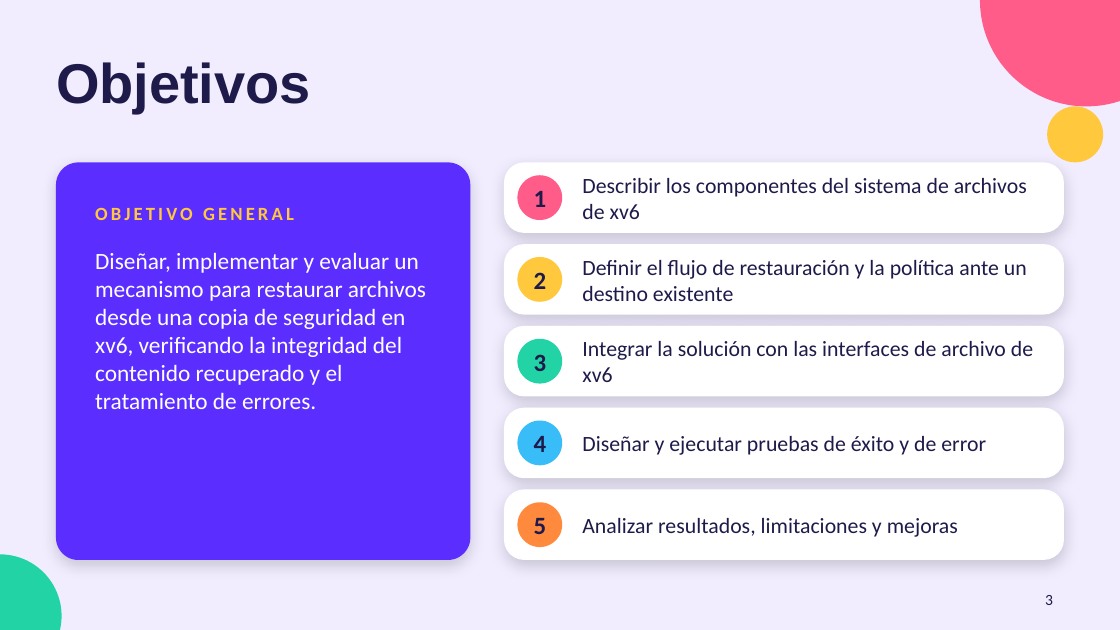
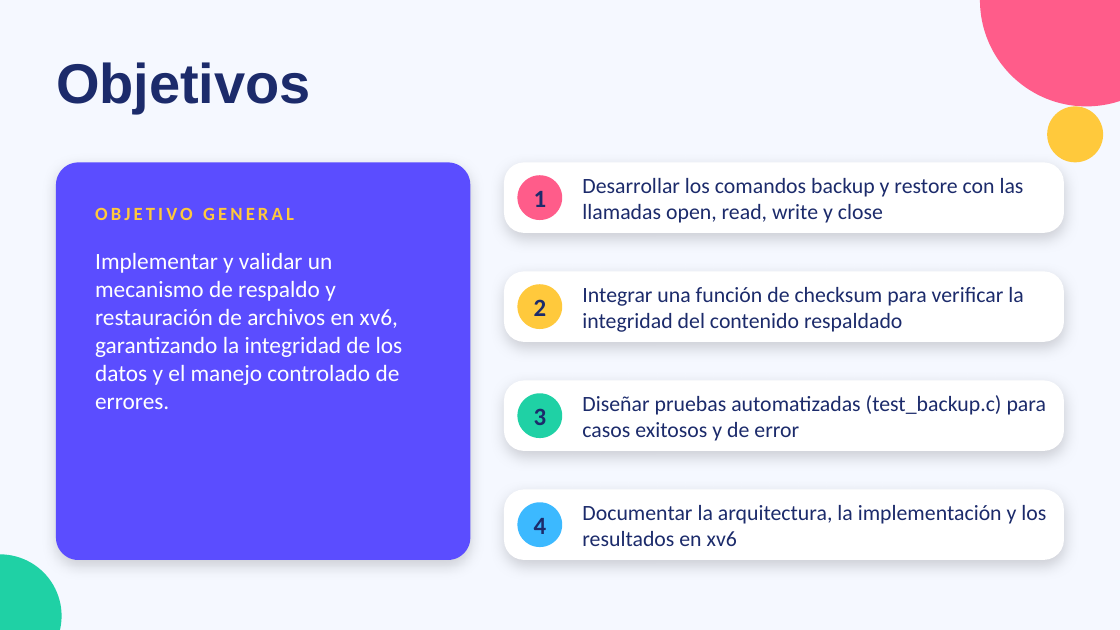
Before and after one commit to jhonatancarrillo/xv6-trabajoFinal, a slide deck: slide 3 of documentacion/restauracion_xv6_canva.pptx. Drawn at 1120x630 pixels with LibreOffice and Linux fonts; fonts in the diff are those of the drawing. Boxes give left, top, right and bottom in pixels: in the first picture for what was removed or moved away, otherwise in the second. Text is boxed around its words. In the diff, an @@ line names an element or a change of style, - is before the commit and + after.

```diff
--- a/documentacion/restauracion_xv6_canva.pptx
+++ b/documentacion/restauracion_xv6_canva.pptx
@@ background #F1EDFF to #F5F8FF @@
@@ rounded rectangle at <box>56,162,470,560</box>: fill #5B2EFF to #5B4DFF @@
@@ text at <box>582,178,1024,223</box>: text changed; text colour #1E1B4B to #1C2B6B @@
-Describir los componentes del sistema de archivos de xv6
+Desarrollar los comandos backup y restore con las llamadas open, read, write y close
@@ text "OBJETIVO GENERAL" at <box>95,208,294,220</box>: text colour #FFC83D to #FFC93C @@
@@ text at <box>95,253,403,409</box>: text changed @@
-Diseñar, implementar y evaluar un mecanismo para restaurar archivos desde una copia de seguridad en xv6, verificando la integridad del contenido recuperado y el tratamiento de errores.
+Implementar y validar un mecanismo de respaldo y restauración de archivos en xv6, garantizando la integridad de los datos y el manejo controlado de errores.
@@ rounded rectangle: place and size @@
-rounded rectangle at <box>504,244,1064,315</box>
+rounded rectangle at <box>504,271,1064,342</box>
@@ text "2": place and size @@
-text "2" at <box>534,272,547,289</box>
+text "2" at <box>534,299,547,316</box>
@@ ellipse: place and size @@
-ellipse at <box>517,256,562,301</box>
+ellipse at <box>517,284,562,329</box>
@@ ellipse at <box>517,284,562,329</box>: fill #FFC83D to #FFC93C @@
@@ text at <box>582,287,1023,332</box>: text changed; text colour #1E1B4B to #1C2B6B @@
-Definir el flujo de restauración y la política ante un destino existente
+Integrar una función de checksum para verificar la integridad del contenido respaldado
@@ rounded rectangle removed at <box>504,408,1064,478</box> @@
@@ 1 text, 1 rounded rectangle, 1 ellipse: place and size @@
-1 text, 1 rounded rectangle, 1 ellipse at <box>504,326,1064,396</box>
+1 text, 1 rounded rectangle, 1 ellipse at <box>504,381,1064,451</box>
@@ ellipse at <box>517,393,562,438</box>: fill #22D3A6 to #1FD1A5 @@
@@ text at <box>582,395,1046,441</box>: text changed; text colour #1E1B4B to #1C2B6B @@
-Integrar la solución con las interfaces de archivo de xv6
+Diseñar pruebas automatizadas (test_backup.c) para casos exitosos y de error
@@ text colour #1E1B4B to #1C2B6B in 5 elements at <box>56,62,311,113</box>, <box>534,191,547,207</box>, <box>534,299,547,316</box>, <box>534,408,547,425</box>, <box>534,518,547,534</box> @@
@@ text "4": place and size @@
-text "4" at <box>534,436,547,452</box>
+text "4" at <box>534,518,547,534</box>
@@ ellipse: place and size @@
-ellipse at <box>517,420,562,465</box>
+ellipse at <box>517,503,562,548</box>
@@ ellipse at <box>517,503,562,548</box>: fill #38BDF8 to #3CB9FF @@
@@ ellipse removed at <box>517,503,562,548</box> @@
@@ text at <box>582,505,1046,546</box>: text changed; text colour #1E1B4B to #1C2B6B @@
-Diseñar y ejecutar pruebas de éxito y de error
+Documentar la arquitectura, la implementación y los resultados en xv6
@@ text removed at <box>534,518,547,534</box> @@
-5
@@ text removed at <box>582,518,958,537</box> @@
-Analizar resultados, limitaciones y mejoras
@@ ellipse at <box>0,554,62,630</box>: fill #22D3A6 to #1FD1A5 @@
@@ page number removed at <box>1045,595,1053,605</box> @@
-3
```
Also in this commit, not shown: 12 other slides changed, 6 slides added, 1 slide removed.
